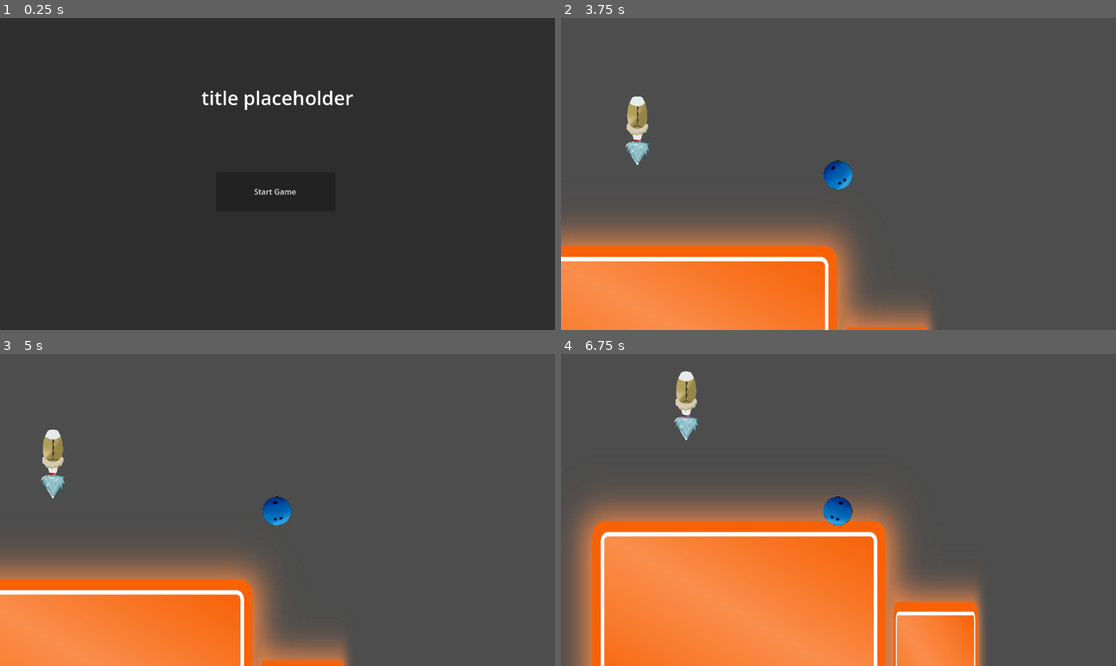
Above: before the commit, frames 1-4 (two rows, left to right).
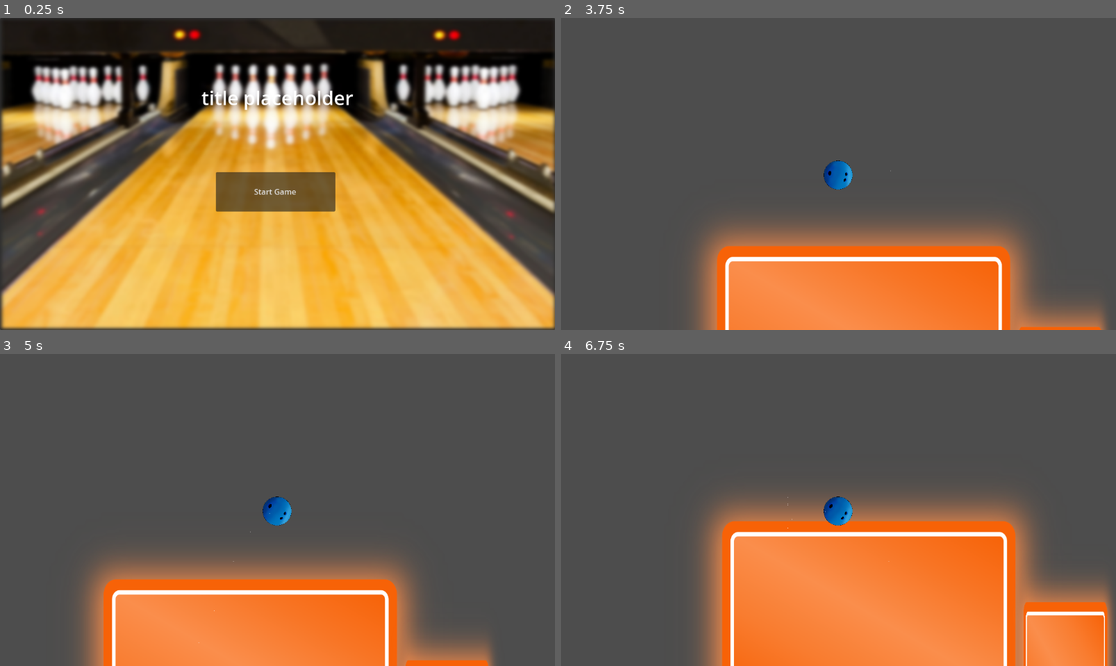
Above: after the commit, the same moments.

Repository: untitledfish/BowlingGame
Game: Godot game, scene res://Scenes/UI/Menu.tscn
The game is run twice, just before and just after one commit, with the same random seed, the same clock (stepped at 60 frames per second) and the same inputs.
Inputs (mouse positions are in pixels of both pictures, inside the frame that each line leads up to):
- Up to frame 1 (0.25 s): no input
- Up to frame 2 (3.75 s): click "Start Game" at 0.5 s; click (672, 133) at 1.25 s; hold Shift (Run) 2.03-2.78 s; hold Right (ui_right) 2.03-3.53 s; tap Space at 2.27, 3.02 s; tap Shift (Run) at 2.85 s; hold Left (ui_left) from 3.53 s (still down); hold Ctrl from 3.53 s (still down)
- Up to frame 3 (5 s): tap Shift (Run) at 3.8, 4.35 s; release Left (ui_left) at 4.28 s; release Ctrl at 4.28 s; hold Right (ui_right) from 4.28 s (still down); tap Space at 4.52 s
- Up to frame 4 (6.75 s): hold Shift (Run) 5.03-5.78 s; tap Space at 5.27, 6.02 s; release Right (ui_right) at 5.78 s; hold Left (ui_left) 5.78-6.53 s; tap Ctrl at 5.85 s; tap Shift (Run) at 6.05 s; hold Right (ui_right) from 6.53 s (still down); hold Shift (Run) from 6.53 s (still down)

The runs differ from the first frame. In frame 1, 87% of the frame differs, in the area x 0-100%, y 0-100%; in frame 2, 28%; in frame 3, 24%; in frame 4, 40%.

Commit message:
i cooked with this shit
overhauled grunt1 movement and attack ai, gave it a gun, and turned it into john wick. Also gave i-frames to the player and added knockback and lerp to the player's movement logic. Overall pretty swag

Diff:
--- a/Scenes/Characters/Enemies/Grunt1.tscn
+++ b/Scenes/Characters/Enemies/Grunt1.tscn
@@ -1,36 +1,41 @@
-[gd_scene load_steps=5 format=3 uid="uid://bf08d2iyvt7nk"]
+[gd_scene load_steps=6 format=3 uid="uid://bf08d2iyvt7nk"]
 
 [ext_resource type="Script" path="res://Scripts/Characters/grunt1.gd" id="1_fpi5k"]
+[ext_resource type="PackedScene" uid="uid://cpb177aebhr52" path="res://Scenes/Characters/Projectiles/GruntBullet.tscn" id="2_ufqnn"]
 [ext_resource type="Texture2D" uid="uid://bd2shfrtguup" path="res://Sprites/Characters/BasicEnemies/Grunt1.png" id="2_yvjh5"]
 
 [sub_resource type="RectangleShape2D" id="RectangleShape2D_jddhb"]
 size = Vector2(86.125, 123.125)
 
-[sub_resource type="CircleShape2D" id="CircleShape2D_bcbeo"]
-radius = 310.161
+[sub_resource type="RectangleShape2D" id="RectangleShape2D_7fj56"]
+size = Vector2(1158, 283)
 
 [node name="Grunt1" type="Node2D" groups=["Enemies"]]
 
 [node name="CharacterBody2D" type="CharacterBody2D" parent="."]
-collision_layer = 2
-collision_mask = 3
 floor_constant_speed = true
 script = ExtResource("1_fpi5k")
+bullet_scene = ExtResource("2_ufqnn")
 
 [node name="Sprite2D" type="Sprite2D" parent="CharacterBody2D"]
 scale = Vector2(0.0906822, 0.0906822)
 texture = ExtResource("2_yvjh5")
 
-[node name="CollisionShape2D" type="CollisionShape2D" parent="CharacterBody2D"]
+[node name="BodyHitbox" type="CollisionShape2D" parent="CharacterBody2D"]
 shape = SubResource("RectangleShape2D_jddhb")
 
 [node name="DetectionRange" type="Area2D" parent="CharacterBody2D"]
 position = Vector2(0, 59)
-collision_mask = 3
 
-[node name="CollisionShape2D" type="CollisionShape2D" parent="CharacterBody2D/DetectionRange"]
-position = Vector2(0, -60)
-shape = SubResource("CircleShape2D_bcbeo")
+[node name="DetectionShape" type="CollisionShape2D" parent="CharacterBody2D/DetectionRange"]
+position = Vector2(0, -59.5)
+shape = SubResource("RectangleShape2D_7fj56")
+
+[node name="Muzzle" type="Marker2D" parent="CharacterBody2D"]
+position = Vector2(-44, -1)
+
+[node name="Firerate" type="Timer" parent="CharacterBody2D"]
+wait_time = 1.5
 
 [connection signal="body_entered" from="CharacterBody2D/DetectionRange" to="CharacterBody2D" method="_on_detection_range_body_entered"]
 [connection signal="body_exited" from="CharacterBody2D/DetectionRange" to="CharacterBody2D" method="_on_detection_range_body_exited"]
--- a/Scenes/Characters/Enemies/pincicle.tscn
+++ b/Scenes/Characters/Enemies/pincicle.tscn
@@ -4,15 +4,14 @@
 [ext_resource type="Texture2D" uid="uid://dwnnqor8mkuxw" path="res://Sprites/Characters/BasicEnemies/PinCicle.png" id="2_soxmt"]
 
 [sub_resource type="RectangleShape2D" id="RectangleShape2D_ogikw"]
-size = Vector2(70.25, 40.75)
+size = Vector2(18, 49.375)
 
 [sub_resource type="RectangleShape2D" id="RectangleShape2D_7qglg"]
-size = Vector2(75, 111)
+size = Vector2(50, 119.5)
 
 [node name="Pincicle" type="Node2D" groups=["Enemies"]]
 
 [node name="CharacterBody2D" type="CharacterBody2D" parent="."]
-collision_layer = 2
 floor_block_on_wall = false
 script = ExtResource("1_ut7c6")
 
@@ -30,10 +29,11 @@
 collision_mask = 3
 
 [node name="CollisionShape2D" type="CollisionShape2D" parent="CharacterBody2D/Hitbox"]
-position = Vector2(-0.5, 59.5)
+position = Vector2(0.5, 55.1875)
 shape = SubResource("RectangleShape2D_ogikw")
 
 [node name="CollisionShape2D" type="CollisionShape2D" parent="CharacterBody2D"]
+position = Vector2(1, -4.25)
 shape = SubResource("RectangleShape2D_7qglg")
 
 [connection signal="body_entered" from="CharacterBody2D/Hitbox" to="CharacterBody2D" method="_on_area_2d_body_entered"]
--- a/Scenes/Characters/Player/MainCharacter.tscn
+++ b/Scenes/Characters/Player/MainCharacter.tscn
@@ -11,7 +11,7 @@
 
 [node name="MainCharacter" type="Node2D" groups=["Player"]]
 
-[node name="CharacterBody2D" type="CharacterBody2D" parent="."]
+[node name="CharacterBody2D" type="CharacterBody2D" parent="." groups=["Player"]]
 position = Vector2(-1, 2)
 collision_layer = 3
 collision_mask = 3
@@ -51,4 +51,11 @@
 scale = Vector2(0.107927, 0.107927)
 texture = ExtResource("5_j3a5y")
 
+[node name="InvincibilityTimer" type="Timer" parent="CharacterBody2D"]
+wait_time = 2.5
+
+[node name="HitParticles" type="CPUParticles2D" parent="CharacterBody2D"]
+
+[node name="HitSound" type="AudioStreamPlayer2D" parent="CharacterBody2D"]
+
 [connection signal="timeout" from="CharacterBody2D/DashCD" to="CharacterBody2D" method="_on_dash_cd_timeout"]
--- /dev/null
+++ b/Scenes/Characters/Projectiles/GruntBullet.tscn
@@ -0,0 +1,23 @@
+[gd_scene load_steps=5 format=3 uid="uid://cpb177aebhr52"]
+
+[ext_resource type="Texture2D" uid="uid://ciavnvkbepb3m" path="res://Sprites/Characters/BasicEnemies/Bullet1.png" id="1_e7h6e"]
+[ext_resource type="Script" path="res://Scripts/Characters/grunt_bullet.gd" id="1_qepnd"]
+[ext_resource type="Script" path="res://Scripts/Characters/bullet_collision.gd" id="2_g6ul0"]
+
+[sub_resource type="RectangleShape2D" id="RectangleShape2D_4wq3h"]
+size = Vector2(20, 6)
+
+[node name="GruntBullet" type="Node2D"]
+script = ExtResource("1_qepnd")
+
+[node name="Area2D" type="Area2D" parent="."]
+collision_layer = 3
+collision_mask = 3
+script = ExtResource("2_g6ul0")
+
+[node name="CollisionShape2D" type="CollisionShape2D" parent="Area2D"]
+shape = SubResource("RectangleShape2D_4wq3h")
+
+[node name="Sprite2D" type="Sprite2D" parent="Area2D"]
+scale = Vector2(0.12, 0.12)
+texture = ExtResource("1_e7h6e")
--- a/Scenes/Maps/level__1.tscn
+++ b/Scenes/Maps/level__1.tscn
@@ -131,8 +131,8 @@
 shape = SubResource("RectangleShape2D_gkru3")
 
 [node name="Sprite2D" type="Sprite2D" parent="StaticBody2D5"]
-position = Vector2(1459, 1434)
-scale = Vector2(1.7251, 0.351356)
+position = Vector2(1951.5, 1434)
+scale = Vector2(2.7099, 0.351356)
 texture = ExtResource("1_ssyg4")
 
 [node name="StaticBody2D6" type="StaticBody2D" parent="."]
@@ -303,10 +303,12 @@
 scale = Vector2(1, 9.83264)
 
 [node name="Pincicle" parent="." instance=ExtResource("2_03bh5")]
-position = Vector2(85, 312)
+position = Vector2(984, 702)
 
 [node name="Grunt1" parent="." instance=ExtResource("3_xbclb")]
-position = Vector2(991, 1142)
+light_mask = 3
+visibility_layer = 3
+position = Vector2(1342, 1611)
 
 [node name="MainCharacter" parent="." instance=ExtResource("2_5nhqk")]
 position = Vector2(259, 508)
--- a/Scenes/UI/LevelSelect.tscn
+++ b/Scenes/UI/LevelSelect.tscn
@@ -1,6 +1,8 @@
-[gd_scene load_steps=2 format=3 uid="uid://bqnvedkg74db8"]
+[gd_scene load_steps=4 format=3 uid="uid://bqnvedkg74db8"]
 
 [ext_resource type="Script" path="res://Scripts/Menu/LevelSelect.gd" id="1_f5vor"]
+[ext_resource type="Texture2D" uid="uid://qgl4v48f5kat" path="res://Sprites/UI/MainMenuBackground.png" id="2_v7cbs"]
+[ext_resource type="Texture2D" uid="uid://dyu7jwx1usqud" path="res://Sprites/UI/Level1.png" id="3_i0m5g"]
 
 [node name="Menu" type="Control"]
 layout_mode = 3
@@ -18,6 +20,11 @@
 grow_horizontal = 2
 grow_vertical = 2
 
+[node name="Sprite2D" type="Sprite2D" parent="Panel"]
+position = Vector2(577.5, 323.75)
+scale = Vector2(0.530932, 0.444817)
+texture = ExtResource("2_v7cbs")
+
 [node name="Level1" type="Button" parent="Panel"]
 layout_mode = 1
 anchors_preset = -1
@@ -25,9 +32,13 @@
 anchor_top = 0.308642
 anchor_right = 0.3125
 anchor_bottom = 0.435185
-text = "Level 1"
 script = ExtResource("1_f5vor")
 metadata/_edit_use_anchors_ = true
+
+[node name="Sprite2D" type="Sprite2D" parent="Panel/Level1"]
+position = Vector2(123, 42)
+scale = Vector2(0.250753, 0.250753)
+texture = ExtResource("3_i0m5g")
 
 [node name="Level2" type="Button" parent="Panel"]
 layout_mode = 1
@@ -53,10 +64,10 @@
 
 [node name="RichTextLabel" type="RichTextLabel" parent="Panel"]
 layout_mode = 0
-offset_left = 416.0
-offset_top = 32.0
-offset_right = 816.0
-offset_bottom = 132.0
+offset_left = 431.0
+offset_top = 34.0
+offset_right = 831.0
+offset_bottom = 134.0
 theme_override_font_sizes/normal_font_size = 40
 text = "Select a level:"
 
--- a/Scenes/UI/Menu.tscn
+++ b/Scenes/UI/Menu.tscn
@@ -1,6 +1,7 @@
-[gd_scene load_steps=2 format=3 uid="uid://cnniy5abuv0sq"]
+[gd_scene load_steps=3 format=3 uid="uid://cnniy5abuv0sq"]
 
 [ext_resource type="Script" path="res://Scripts/Menu/Start.gd" id="1_kh3cg"]
+[ext_resource type="Texture2D" uid="uid://qgl4v48f5kat" path="res://Sprites/UI/MainMenuBackground.png" id="2_x0vfr"]
 
 [node name="Menu" type="Control"]
 layout_mode = 3
@@ -17,6 +18,11 @@
 anchor_bottom = 1.0
 grow_horizontal = 2
 grow_vertical = 2
+
+[node name="Sprite2D" type="Sprite2D" parent="Panel"]
+position = Vector2(577.5, 323.75)
+scale = Vector2(0.530932, 0.444817)
+texture = ExtResource("2_x0vfr")
 
 [node name="Start" type="Button" parent="Panel"]
 layout_mode = 1
--- a/Scenes/UI/placeholderui.tscn
+++ /dev/null
@@ -1,3 +0,0 @@
-[gd_scene format=3 uid="uid://dm3vpagq53bup"]
-
-[node name="Placeholderui" type="Node2D"]
--- a/Scripts/Characters/MainCharacter.gd
+++ b/Scripts/Characters/MainCharacter.gd
@@ -6,8 +6,8 @@
 #CTRL = Dash (1 sec cooldown)
 
 #Variables
-const walk_speed = 300
-const run_speed = 500
+const walk_speed = 3000
+const run_speed = 5000
 const dash_speed = 3000
 const jump_height = -500
 var last_input = 0
@@ -15,6 +15,14 @@
 var can_jump = true
 var jump_curr = 0
 var jump_cap = 1
+var health: int = 100
+var is_invincible: bool = false
+var knockback_force: Vector2 = Vector2.ZERO  # Stores knockback temporarily
+var knockback_decay: float = 0.1  # How fast knockback fades (0.1 = smooth, 1 = instant)
+@export var invincibility_time: float = 2.5  # seconds
+@onready var invincibility_timer = $InvincibilityTimer  # Timer node
+@onready var hit_particles = $HitParticles  # CPUParticles2D or GPUParticles2D
+@onready var hit_sound = $HitSound  # AudioStreamPlayer2D
 
 var dash_unlocked = true
 var djump_unlocked = true
@@ -30,7 +38,8 @@
 
 # Called when the node enters the scene tree for the first time.
 func _ready() -> void:
-	pass
+	invincibility_timer.wait_time = invincibility_time
+	invincibility_timer.timeout.connect(_on_invincibility_timer_timeout)
 
 func _physics_process(delta: float) -> void:
 	#Move left and right. If Shift is held, move faster
@@ -38,12 +47,24 @@
 	var input_vector = Vector2(
 		Input.get_action_strength("ui_right") - Input.get_action_strength("ui_left"),
 		Input.get_action_strength("ui_down") - Input.get_action_strength("ui_up")).normalized()
-	if move_input and Input.is_action_pressed("Run") and dashing == false:
-		velocity.x = move_input * run_speed
-	elif move_input and dashing == false:
-		velocity.x = move_input * walk_speed
+
+	# Horizontal movement blended with knockback
+	if dashing:
+		# Let dash control velocity fully during dash time
+		pass  # Do nothing, let dash handle it
 	else:
-		velocity.x = move_toward(velocity.x, 0 , walk_speed)
+		if move_input and Input.is_action_pressed("Run") and dashing == false:
+			var target_velocity_x = float(move_input) * run_speed
+			velocity.x = lerp(knockback_force.x, target_velocity_x, knockback_decay)
+		elif move_input and dashing == false:
+			var target_velocity_x = float(move_input) * walk_speed
+			velocity.x = lerp(knockback_force.x, target_velocity_x, knockback_decay)
+		else:
+			# Blend towards 0 when idle, to let knockback slowly fade
+			velocity.x = lerp(knockback_force.x, 0.0, knockback_decay)
+
+	# Slowly reduce knockback force (for one-time pushes)
+	knockback_force.x = lerp(knockback_force.x, 0.0, knockback_decay)
 
 	#Floor check
 	if not is_on_floor():
@@ -107,7 +128,38 @@
 
 	move_and_slide()
 
+	if is_invincible:
+		sprite.modulate = Color(1, 0.5, 0.5)  # Tint red or flash effect
+
 #Dash cooldown
 func _on_dash_cd_timeout() -> void:
 	print("Dash ready!")
 	can_dash = true
+
+func take_damage(amount: int, knockback: Vector2):
+	if is_invincible:
+		return
+
+	health -= amount
+	print("Player health: ", health)
+
+	knockback_force = knockback
+
+	# Play hit effects
+	hit_particles.restart()
+	hit_sound.play()
+
+	# Start invincibility
+	is_invincible = true
+	invincibility_timer.start()
+
+	if health <= 0:
+		die()
+
+func die():
+	print("Player died!")
+	# Add death logic here
+
+func _on_invincibility_timer_timeout():
+	is_invincible = false
+	sprite.modulate = Color(1, 1, 1)  # Reset to normal
--- a/Scripts/Characters/Pincicle.gd
+++ b/Scripts/Characters/Pincicle.gd
@@ -10,7 +10,7 @@
 	#Big number as a placeholder
 	$PlayerDetect.target_position.y = 10000
 
-func _process(delta: float) -> void:
+func _process(_delta: float) -> void:
 	if falling == false:
 		velocity = Vector2(0, 0)
 	#Set up raycasting point to the floor
@@ -40,7 +40,10 @@
 		return $PlayerDetect.get_collider()
 
 
-func _on_area_2d_body_entered(body: Node2D) -> void: #Attempt at hurting player
-	if body.get_parent().is_in_group("Player") and falling == true:
-		print("owie! :(")
-		get_parent().queue_free()
+func _on_area_2d_body_entered(body: Node2D) -> void:
+	if body.is_in_group("Player") and falling == true:
+		print("Player hit by pincicle!")
+		var damage = 25
+		var knockback_direction = Vector2.DOWN * 400  # Pushes player down on hit
+		body.take_damage(damage, knockback_direction)
+		queue_free()
--- /dev/null
+++ b/Scripts/Characters/bullet_collision.gd
@@ -0,0 +1,19 @@
+extends Area2D
+
+@export var speed: float = 300.0
+@export var damage: int = 10
+@export var knockback_strength: float = 6000.0
+var velocity: Vector2 = Vector2.ZERO
+
+func _ready():
+	body_entered.connect(_on_body_entered)
+
+func _physics_process(delta):
+	position += velocity * delta
+
+func _on_body_entered(body):
+	if body.is_in_group("Player"):
+		var direction = (body.global_position - global_position).normalized()
+		var knockback = direction * knockback_strength
+		body.take_damage(damage, knockback)
+		queue_free()  # Destroy bullet
--- a/Scripts/Characters/grunt1.gd
+++ b/Scripts/Characters/grunt1.gd
@@ -1,35 +1,64 @@
 extends CharacterBody2D
 
-const chase_speed = 200
-const jump_height = -500
-@onready var Player = get_tree().get_first_node_in_group("Player")
-@onready var Player_Char = get_tree().get_first_node_in_group("Player").get_child(0)
-var player_dir = 0
-var chase = false
+@export var gravity: float = 1200.0
+@export var max_fall_speed: float = 400.0
+@export var speed: float = 100.0
+@export var bullet_scene: PackedScene
+@export var fire_rate: float = 1.0
+@onready var sprite = $Sprite2D
+@onready var detection_area = $DetectionRange
+@onready var muzzle = $Muzzle
+@onready var fireRate = $Firerate
 
-func _process(delta: float) -> void:
-	if not is_on_floor():
-		velocity += get_gravity() * delta
+const Bullet = preload("res://Scripts/Characters/grunt_bullet.gd")
 
-	if Player_Char.global_position.x > global_position.x:
-		player_dir = 1
-	elif Player_Char.global_position.x < global_position.x:
-		player_dir = -1
+var player: Node2D = null
+var player_detected: bool = false
 
-	if chase == true:
-		velocity.x = move_toward(0, Player_Char.global_position.x * player_dir, chase_speed)
-	elif chase == false:
-		velocity.x = 0
+func _ready():
+	detection_area.body_entered.connect(_on_body_entered)
+	detection_area.body_exited.connect(_on_body_exited)
+	fireRate.timeout.connect(_on_fireRate_timeout)
 
-	if is_on_wall() and is_on_floor():
-		velocity.y = jump_height
-
+func _physics_process(delta):
+	# Apply gravity to the vertical velocity
+	velocity.y += gravity * delta
+	velocity.y = min(velocity.y, max_fall_speed)
+	if player_detected and player:
+		var to_player = player.global_position - global_position
+		# Move only in the X direction to follow player
+		velocity.x = to_player.normalized().x * speed
+		# Flip to face player
+		sprite.scale.x = abs(sprite.scale.x) * -sign(to_player.x)
+		# Flip muzzle position based on direction
+		var muzzle_offset = abs(muzzle.position.x)
+		muzzle.position.x = muzzle_offset * -sign(sprite.scale.x)
+	else:
+		velocity.x = 0.0
 	move_and_slide()
 
-func _on_detection_range_body_entered(body: Node2D) -> void: #Only chases in initial direction
-	if body.get_parent().is_in_group("Player"):
-		chase = true
 
-func _on_detection_range_body_exited(body: Node2D) -> void:
-	if body.get_parent().is_in_group("Player"):
-		chase = false
+func _on_body_entered(body):
+	if body.is_in_group("Player"):
+		player = body
+		player_detected = true
+		fireRate.start()
+
+func _on_body_exited(body):
+	if body == player:
+		player_detected = false
+		player = null
+		fireRate.stop()
+
+func shoot_at_player():
+	var bullet = bullet_scene.instantiate()
+	bullet.global_position = muzzle.global_position
+	# Determine direction based on sprite flip (assumes facing left by default)
+	var direction = Vector2.LEFT if sprite.scale.x > 0 else Vector2.RIGHT
+	bullet.velocity = direction * bullet.speed
+	get_tree().current_scene.add_child(bullet)
+
+
+func _on_fireRate_timeout():
+	if player_detected and player:
+		shoot_at_player()
--- /dev/null
+++ b/Scripts/Characters/grunt_bullet.gd
@@ -0,0 +1,7 @@
+extends Node2D
+
+@export var speed: float = 1000.0
+var velocity: Vector2 = Vector2.ZERO
+
+func _physics_process(delta):
+	position += velocity * delta
--- /dev/null
+++ b/Scripts/MapObj/EnemyPaths/path_follow_2d.gd
@@ -0,0 +1,9 @@
+extends PathFollow2D
+
+@export var speed: float = 80.0
+# Called when the node enters the scene tree for the first time.
+func _ready() -> void:
+	pass # Replace with function body.
+
+func _physics_process(delta):
+	progress += speed * delta
--- a/Scripts/MapObj/placeholder.gd
+++ /dev/null
@@ -1,11 +0,0 @@
-extends Node
-
-
-# Called when the node enters the scene tree for the first time.
-func _ready() -> void:
-	pass # Replace with function body.
-
-
-# Called every frame. 'delta' is the elapsed time since the previous frame.
-func _process(delta: float) -> void:
-	pass
--- a/Sprites/UI/placeholder.tres
+++ /dev/null
@@ -1,3 +0,0 @@
-[gd_resource type="Image" format=3 uid="uid://j80f0pv4kl34"]
-
-[resource]
Binary file added: Sprites/Characters/BasicEnemies/Bullet1.png
Not shown, added: Sprites/Characters/BasicEnemies/Bullet1.png.import
Binary file added: Sprites/Characters/BasicEnemies/GruntGun.png
Not shown, added: Sprites/Characters/BasicEnemies/GruntGun.png.import
Binary file added: Sprites/UI/Level1.png
Not shown, added: Sprites/UI/Level1.png.import
Binary file added: Sprites/UI/MainMenuBackground.png
Not shown, added: Sprites/UI/MainMenuBackground.png.import
